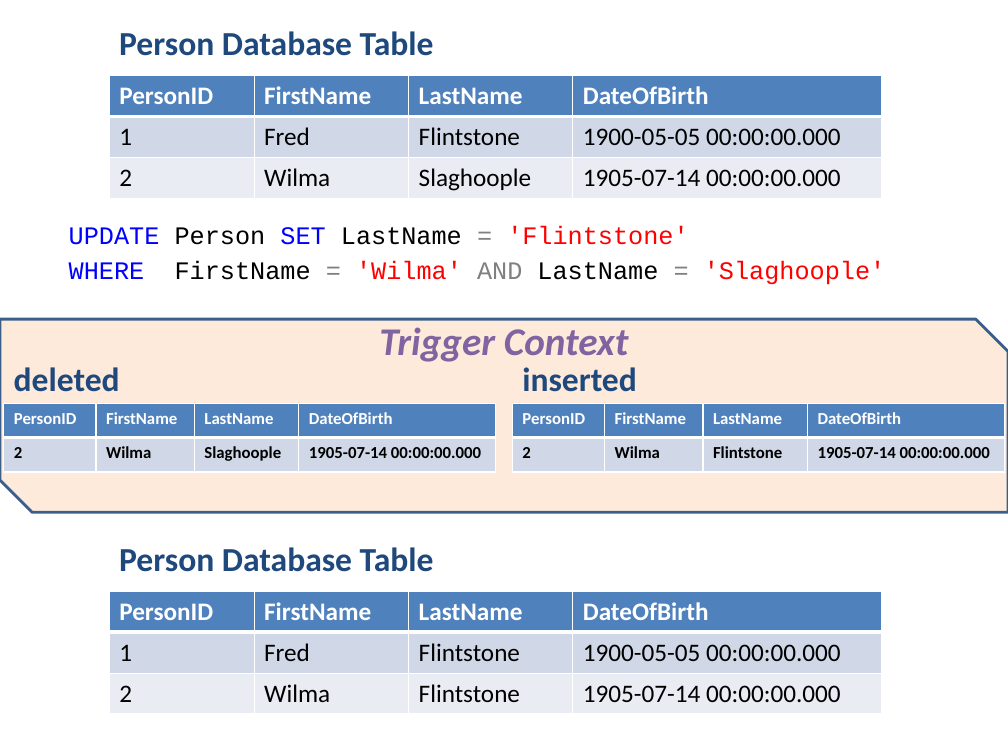
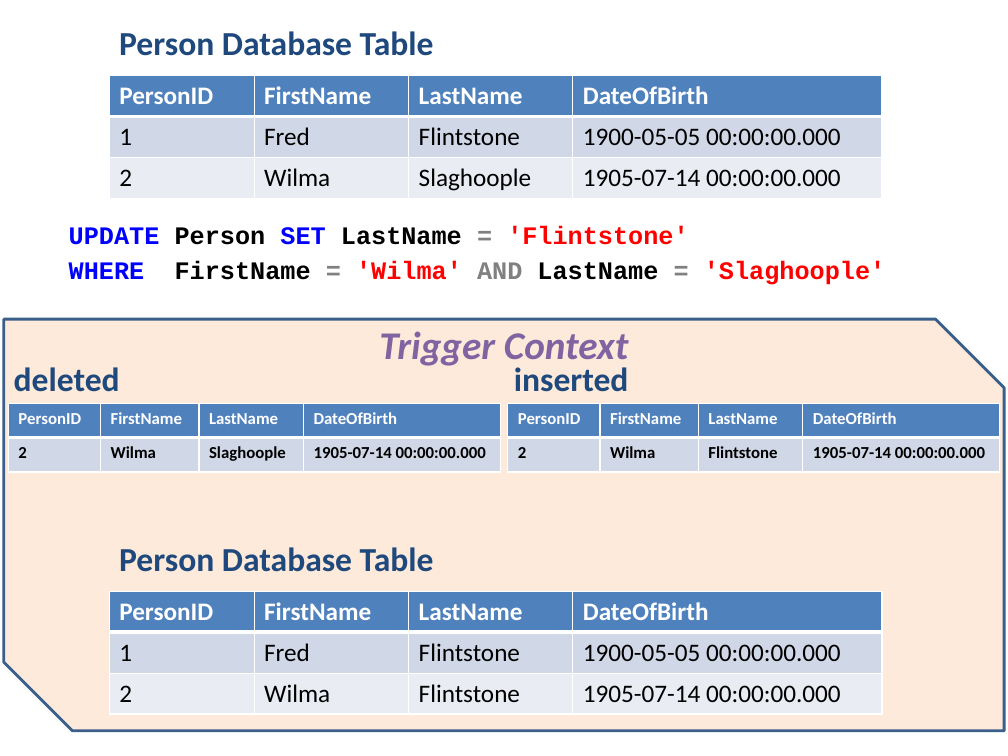
Before and after one commit to dgilleland/DMIT-1508-Workbook, a slide deck: slide 1 of Triggers/Triggers - inserted and deleted tables.pptx. Drawn at 1008x756 pixels with LibreOffice and Linux fonts; fonts in the diff are those of the drawing. Boxes give left, top, right and bottom in pixels: in the first picture for what was removed or moved away, otherwise in the second. Text is boxed around its words. In the diff, an @@ line names an element or a change of style, - is before the commit and + after.

```diff
--- a/Triggers/Triggers - inserted and deleted tables.pptx
+++ b/Triggers/Triggers - inserted and deleted tables.pptx
@@ text "UPDATE Person SET LastName = ..." at (69, 226, 885, 285): bold on @@
@@ snip diag rect "Trigger Context": place and size @@
-snip diag rect "Trigger Context" at (0, 320, 1008, 513)
+snip diag rect "Trigger Context" at (4, 320, 1004, 731)
@@ text "inserted": place and size @@
-text "inserted" at (522, 367, 637, 392)
+text "inserted" at (514, 367, 629, 392)
@@ table: place and size @@
-table at (4, 403, 496, 472)
+table at (8, 403, 500, 472)
@@ table: place and size @@
-table at (512, 403, 1004, 472)
+table at (508, 403, 1000, 472)
```
Also in this commit, not shown: 20 other files.
